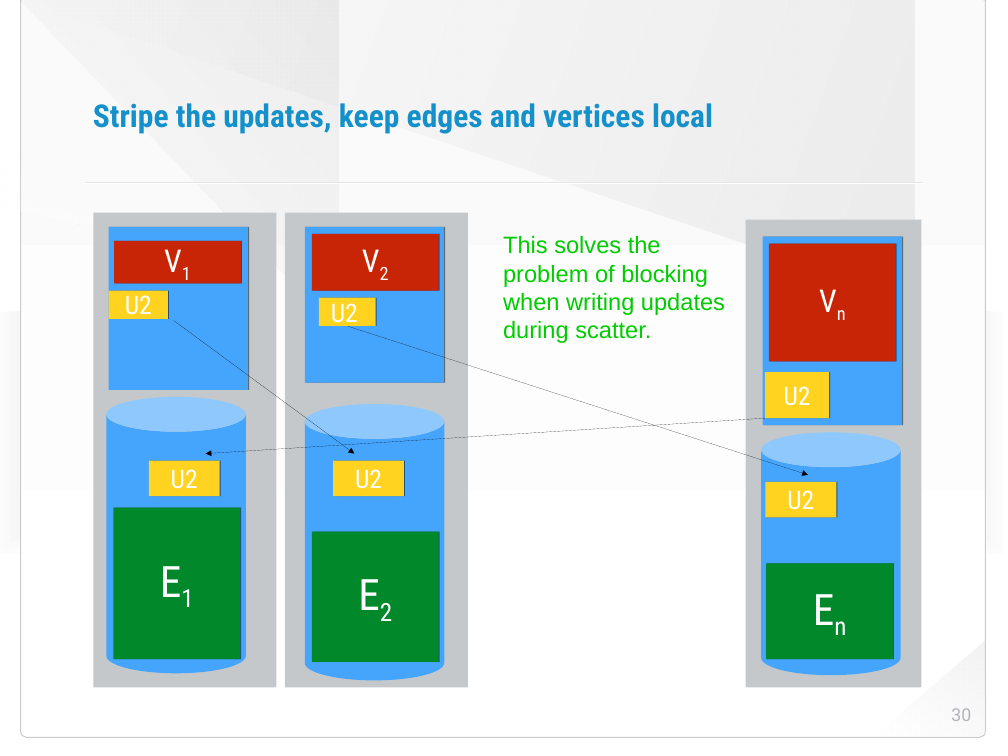
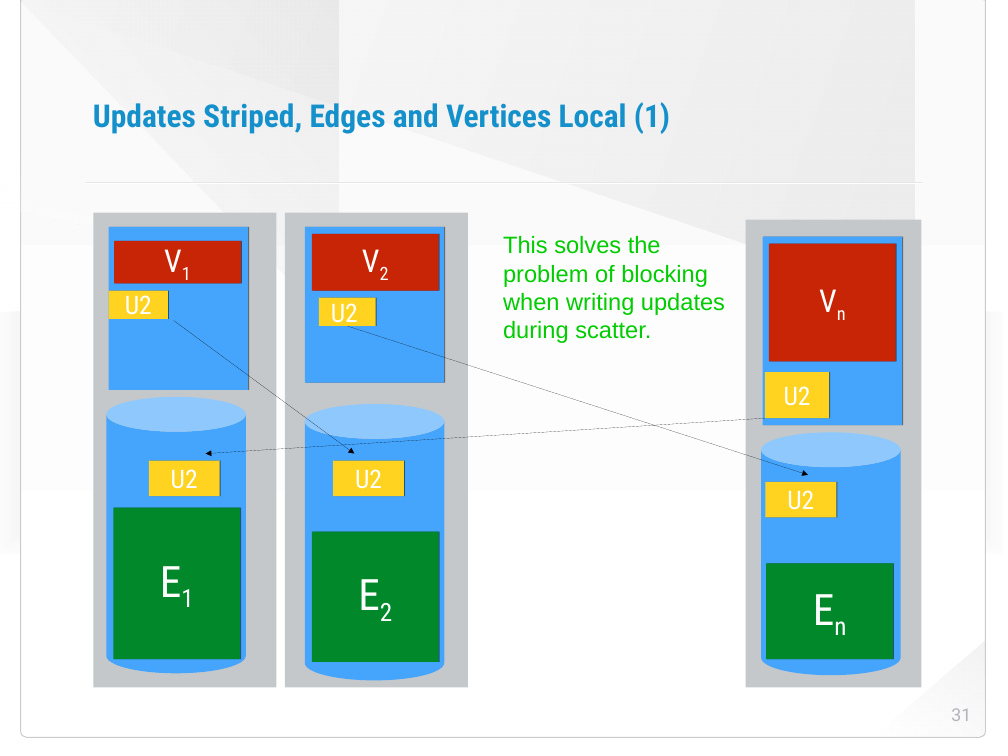
Before and after one commit to HaprianVlad/chaos, a slide deck: slide 31 of presentation.odp (slide 30 before the commit). Drawn at 1008x756 pixels with LibreOffice and Linux fonts; fonts in the diff are those of the drawing; background and template pictures are left out. Boxes give left, top, right and bottom in pixels: in the first picture for what was removed or moved away, otherwise in the second. Text is boxed around its words. In the diff, an @@ line names an element or a change of style, - is before the commit and + after.

```diff
--- a/presentation.odp
+++ b/presentation.odp
@@ title at [93,102,670,134]: text changed @@
-Stripe the updates, keep edges and vertices local
+Updates Striped, Edges and Vertices Local (1)
@@ page number at [951,708,971,721]: text changed @@
-30
+31
```
Also in this commit, not shown: 6 other slides changed, 4 slides added, 5 other files.
